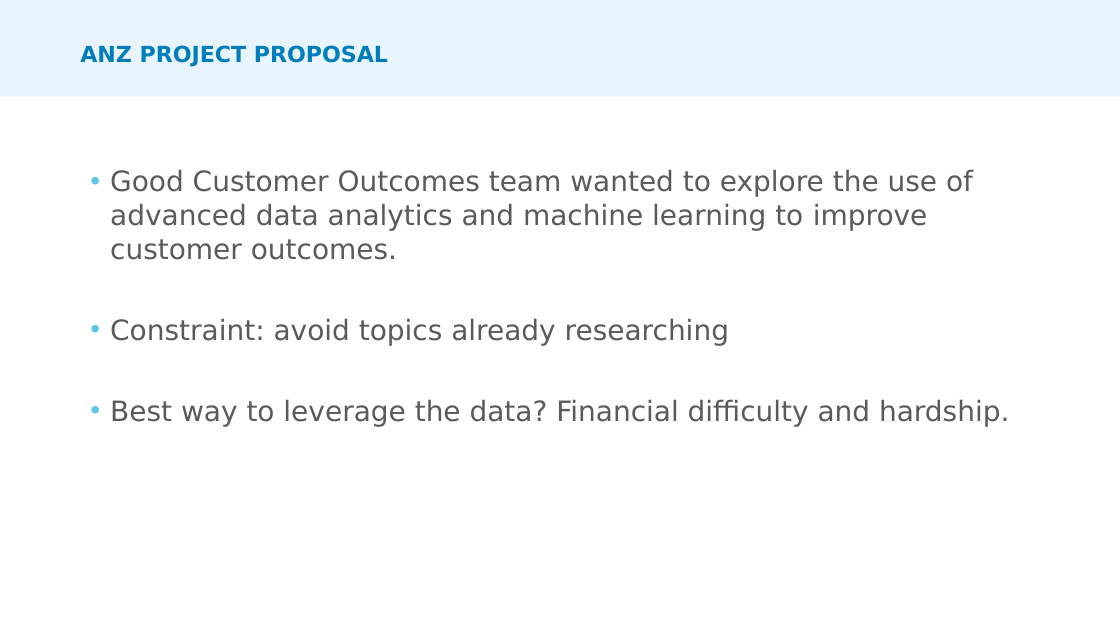
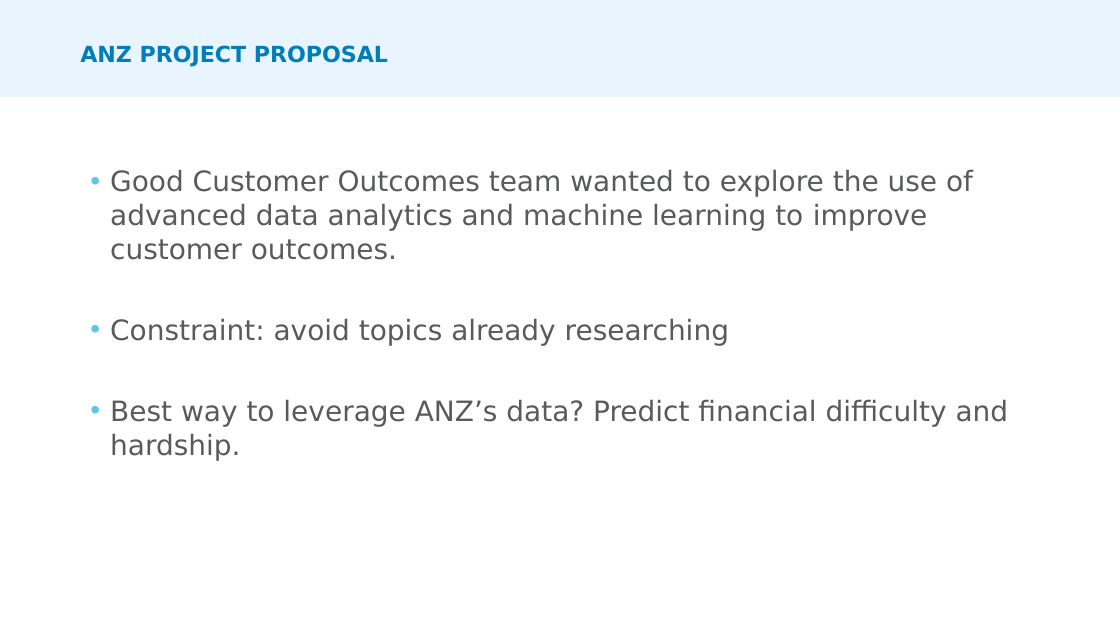
Before and after one commit to allyhassell/data-wrangling_assignment, a slide deck: slide 3 of ANZ Presentation.pptx. Drawn at 1120x630 pixels with LibreOffice and Linux fonts; fonts in the diff are those of the drawing. Boxes give left, top, right and bottom in pixels: in the first picture for what was removed or moved away, otherwise in the second. Text is boxed around its words. In the diff, an @@ line names an element or a change of style, - is before the commit and + after.

```diff
--- a/ANZ Presentation.pptx
+++ b/ANZ Presentation.pptx
@@ text at (110,399,1009,461): text changed @@
-  • Best way to leverage the data? Financial difficulty and hardship.
+  • Best way to leverage ANZ’s data? Predict financial difficulty and hardship.
```
Also in this commit, not shown: 11 other slides changed, 1 slide removed.
